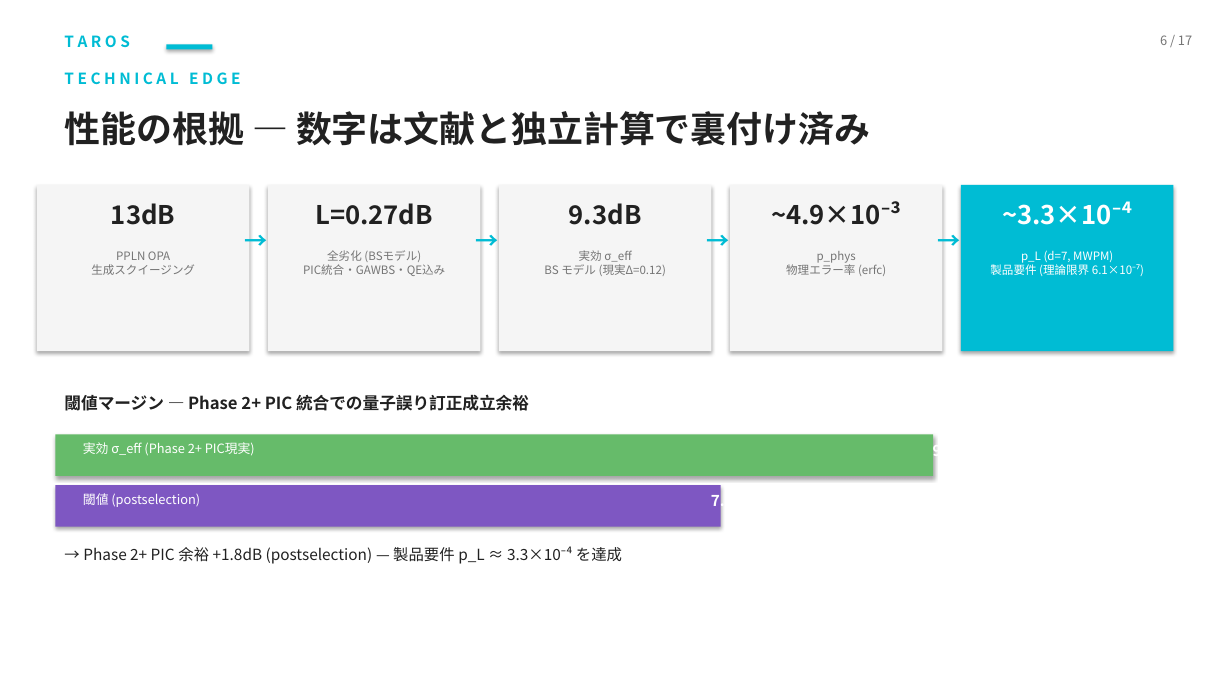
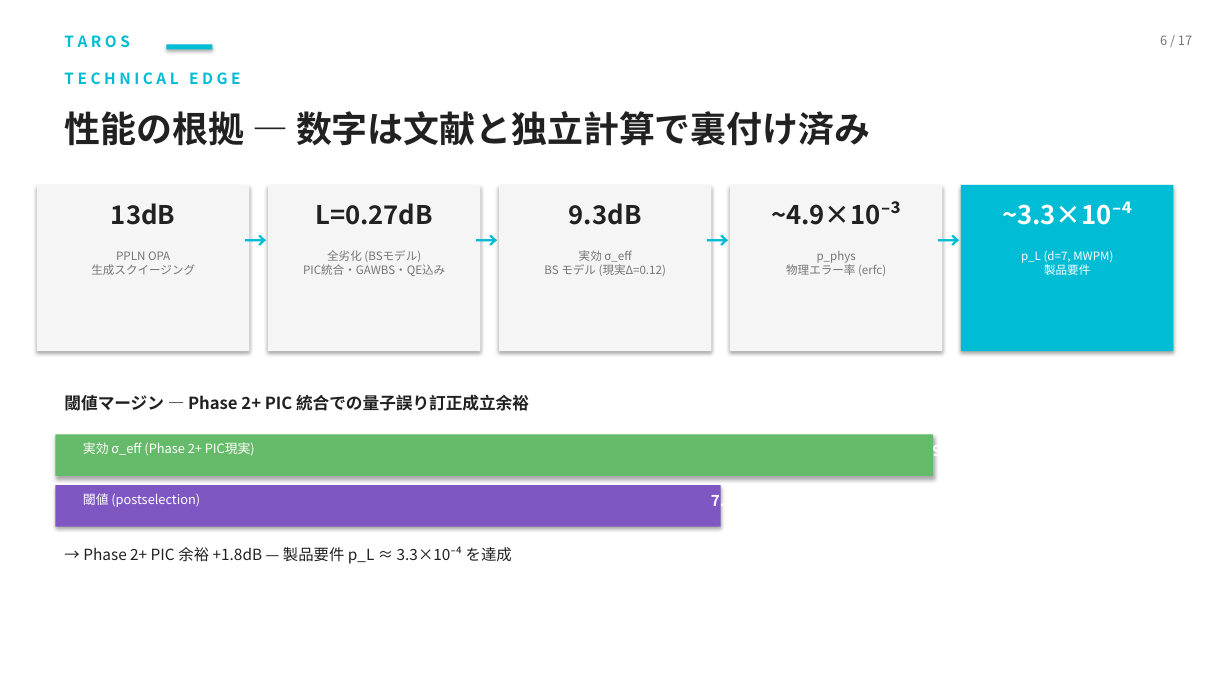
Before and after one commit to TomohiroTani28/Taros, a slide deck: slide 6 of assets/TAROS_Investor_Pitch_Revised.pptx. Drawn at 1232x693 pixels with LibreOffice and Linux fonts; fonts in the diff are those of the drawing. Boxes give left, top, right and bottom in pixels: in the first picture for what was removed or moved away, otherwise in the second. Text is boxed around its words. In the diff, an @@ line names an element or a change of style, - is before the commit and + after.

```diff
--- a/assets/TAROS_Investor_Pitch_Revised.pptx
+++ b/assets/TAROS_Investor_Pitch_Revised.pptx
@@ text at [1021,250,1113,275]: text changed @@
-p_L (d=7, MWPM)
-製品要件 (理論限界 6.1×10⁻⁷)
+p_L (d=7, MWPM)
+製品要件
@@ text at [83,546,512,564]: text changed @@
-→ Phase 2+ PIC 余裕 +1.8dB (postselection) — 製品要件 p_L ≈ 3.3×10⁻⁴ を達成
+→ Phase 2+ PIC 余裕 +1.8dB — 製品要件 p_L ≈ 3.3×10⁻⁴ を達成
```
Also in this commit, not shown: 12 other slides changed, 2 other files.
